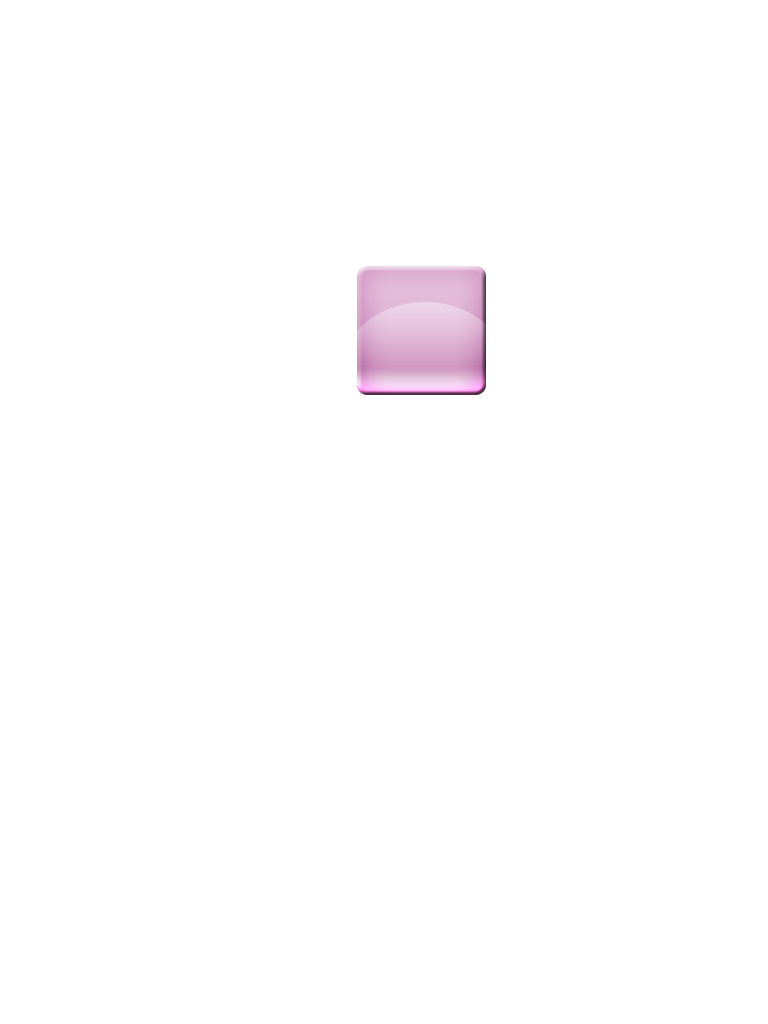
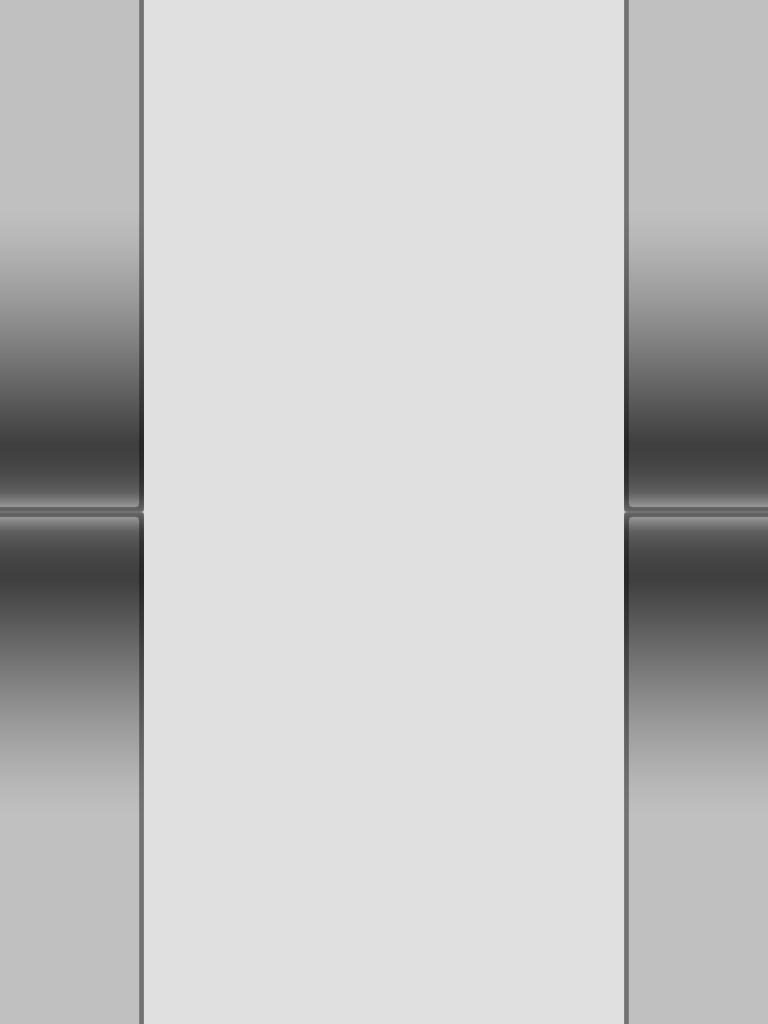
Before/after of a w=768, h=1024 layered artwork. What changed in the layer stack:
hid group "Group 1" (4 layers) over [0, 266, 768, 1024]
added group "Group 3" with 1 layers above "Layer 2" over [0, 0, 768, 1024]
added layer "Layer 8" in group "Group 3" over [0, 0, 768, 1024]
showed "Layer 2", opacity 10% → 100%, painted on it over [144, 0, 768, 1024]
showed "Layer 1", opacity 10% → 100%, painted on it over [0, 0, 768, 1024]
showed "Background" over [0, 0, 768, 1024]
